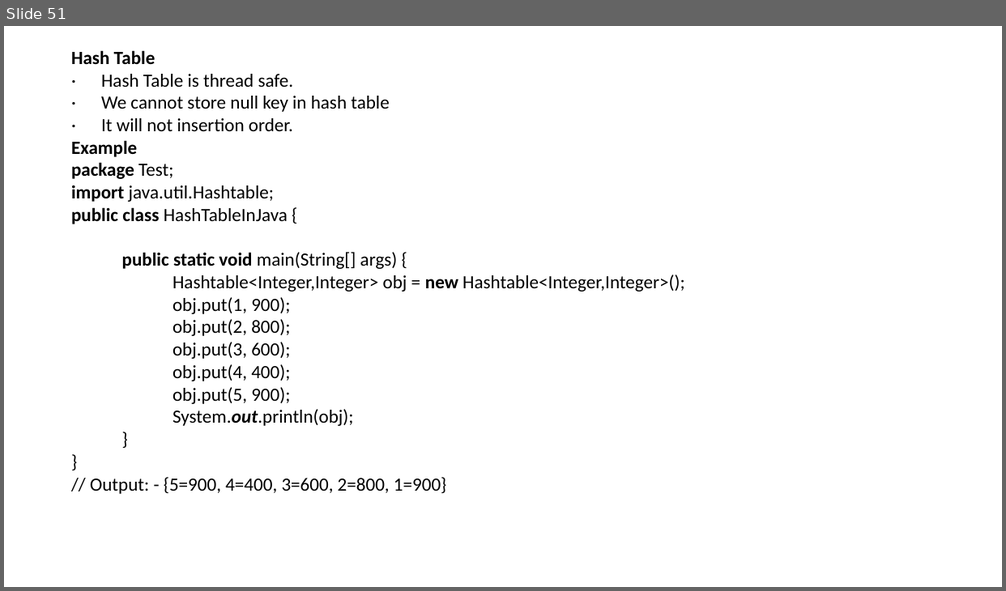
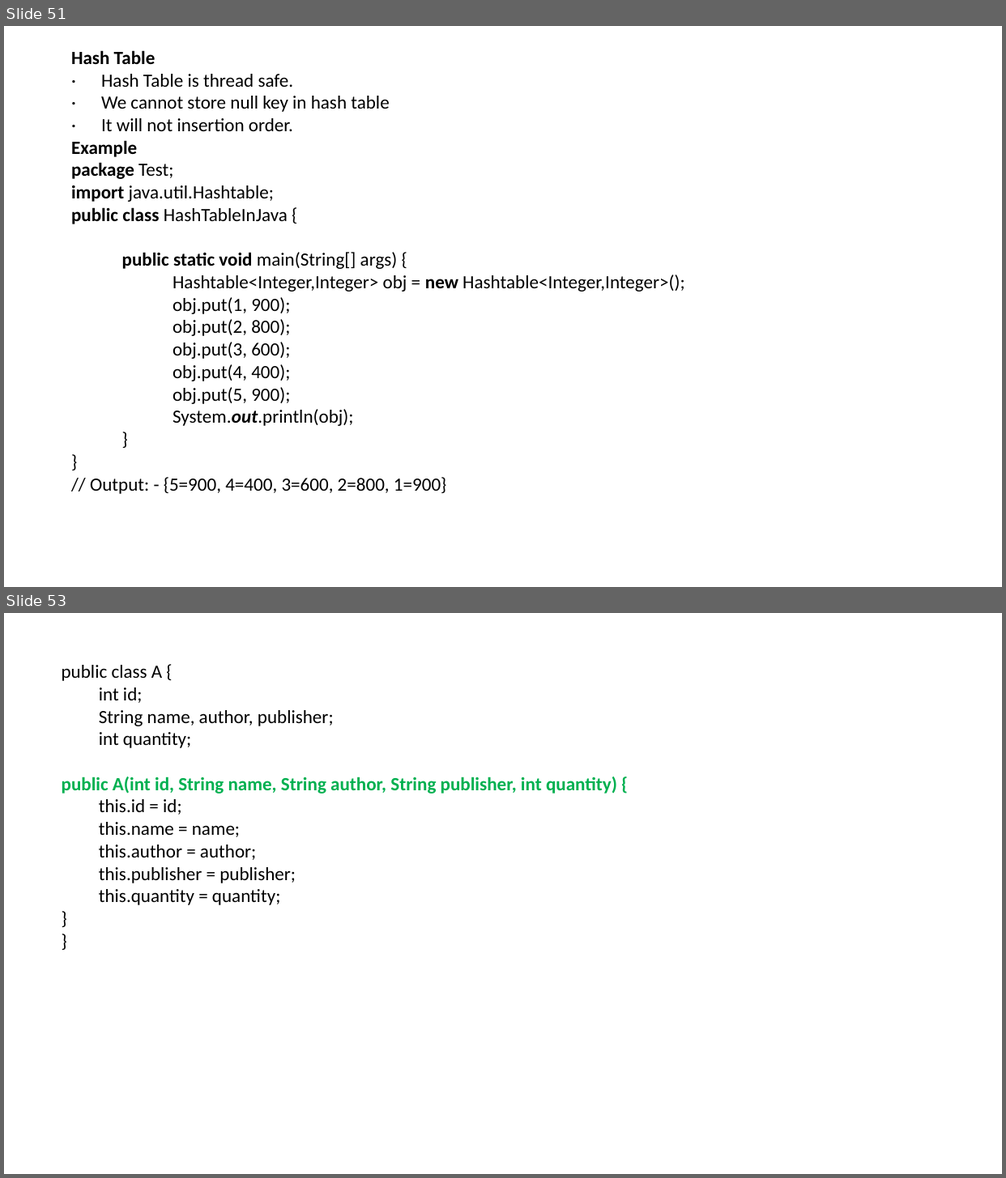
Before and after one commit to LearnByBhanuPratap/seleniumBasic, a slide deck: src/main/java/Core Java.pptx. Shown one above the other, each under a label of ours: slide 51 before the commit, slides 51 and 53 after it; the slides between them are not shown. The pictures are 1006x591 and 1006x1178 pixels, drawn with LibreOffice and Linux fonts; fonts in the diff are those of the drawing. Boxes give left, top, right and bottom in pixels: in the first picture for what was removed or moved away, otherwise in the second. Text is boxed around its words. In the diff, an @@ line names an element or a change of style, - is before the commit and + after.

```diff
--- a/src/main/java/Core Java.pptx
+++ b/src/main/java/Core Java.pptx
@@ slide 53 added at <box>4,613,1002,1174</box>, background #FFFFFF @@
@@ text added at <box>62,665,617,905</box>, 18 pt, text #000000 @@
+public class A {
+  int id;
+  String name, author, publisher;
+  int quantity;
+public A(int id, String name, String author, String publisher, int quantity) {
+  this.id = id;
+  this.name = name;
+  this.author = author;
+  this.publisher = publisher;
+  this.quantity = quantity;
+}
+}
```
Also in this commit, not shown: 17 other slides added.
